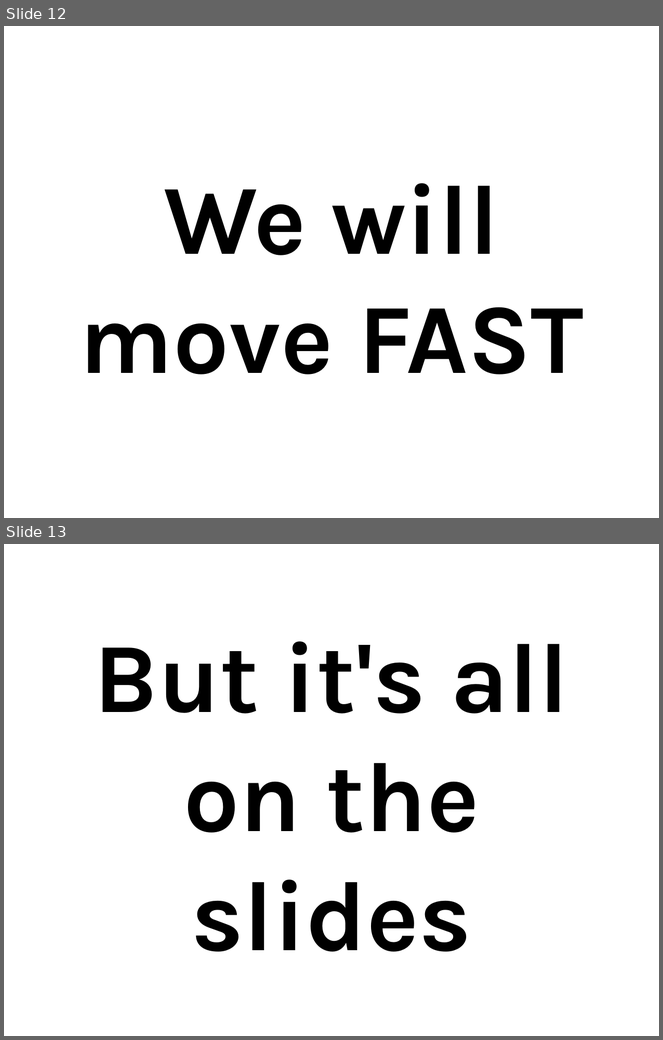
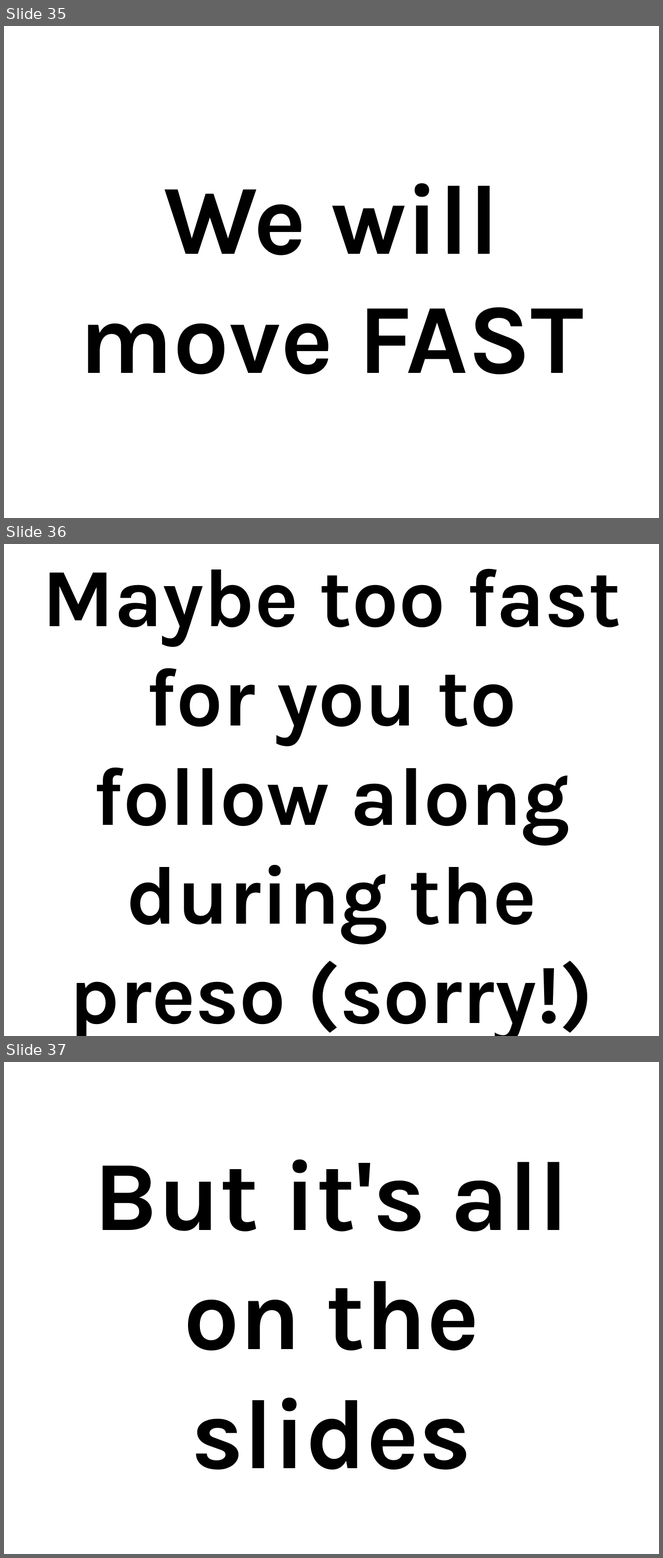
Before and after one commit to thewoolleyman/ci_for_the_rails_guy_or_gal, a slide deck: presentation/ci_for_the_web_2.0_guy_or_gal.odp. Shown one above the other, each under a label of ours: slides 12 and 13 before the commit, slides 35, 36 and 37 after it. The pictures are 663x1040 and 663x1558 pixels, drawn with LibreOffice and Linux fonts; fonts in the diff are those of the drawing. Boxes give left, top, right and bottom in pixels: in the first picture for what was removed or moved away, otherwise in the second. Text is boxed around its words. In the diff, an @@ line names an element or a change of style, - is before the commit and + after.

```diff
--- a/presentation/ci_for_the_web_2.0_guy_or_gal.odp
+++ b/presentation/ci_for_the_web_2.0_guy_or_gal.odp
@@ slide 36 added at (4,544,659,1036), background #FFFFFF @@
@@ title added at (42,568,621,1036), 100 pt, text #000000, bold @@
+Maybe too fast for you to follow along during the preso (sorry!)
@@ what was slide 12 is now slide 35 @@
@@ what was slide 13 is now slide 37 @@
```
Also in this commit, not shown: 26 slides changed, 8 other slides added, 2 slides removed.
